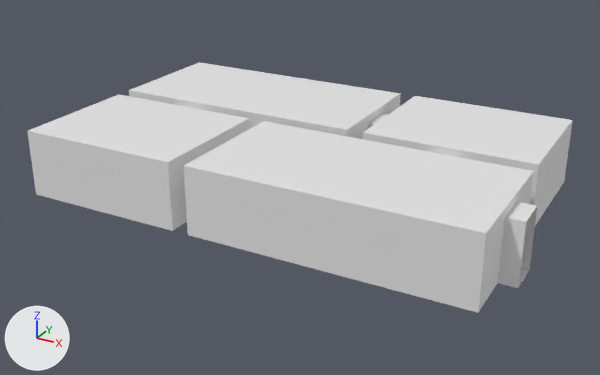
Before and after pictures for a commit that changed the Blender file blender/moma-gallery.blend.
Rendered twice from a 50 mm camera at (35.4, -40.0, 20.2) aimed at (13.7, -0.4, 0.4). Lighting does not change. The marker at lower left points along +X, +Y and +Z.

Names of what the first picture shows: 'Plane-col.001', 'Plane.002-col', 'Plane.003-col', 'Plane.007-col', 'Plane.009-col', 'Plane.017-col', 'Plane.019-col.001', 'Plane.021-col.001', 'Plane.026-col', 'Plane.037-col', 'Plane.038-col', 'Plane.039-col.001'.
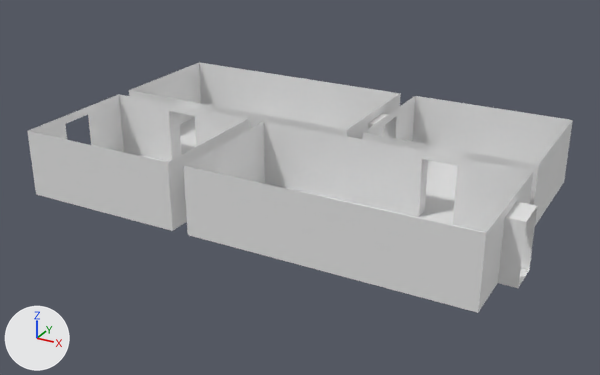
What the commit changed:
Object 'Plane-col.001' (ob_plane_col_001) is now hidden.
Object 'Plane.019-col.001' (ob_plane_019_col_001) is now hidden.
Object 'Plane.021-col.001' (ob_plane_021_col_001) is now hidden.
Object 'Plane.039-col.001' (ob_plane_039_col_001) is now hidden.

Boxes [x1, y1, x2, y2] around the edits, measured in the pictures (600 x 375 px):
'Plane-col.001', hidden
    before: [184, 121, 533, 233]
'Plane.021-col.001', hidden
    before: [130, 62, 401, 130]
'Plane.019-col.001', hidden
    before: [363, 96, 572, 164]
'Plane.039-col.001', hidden
    before: [28, 94, 249, 162]
'Plane.005-col', unchanged, uncovered by the edit
    after: [264, 121, 423, 217]
'Plane.028-col', unchanged, uncovered by the edit
    after: [199, 62, 401, 130]
'Plane.018-col', unchanged, uncovered by the edit
    after: [412, 96, 572, 164]
'Plane.004-col', unchanged, uncovered by the edit
    after: [453, 157, 533, 232]
